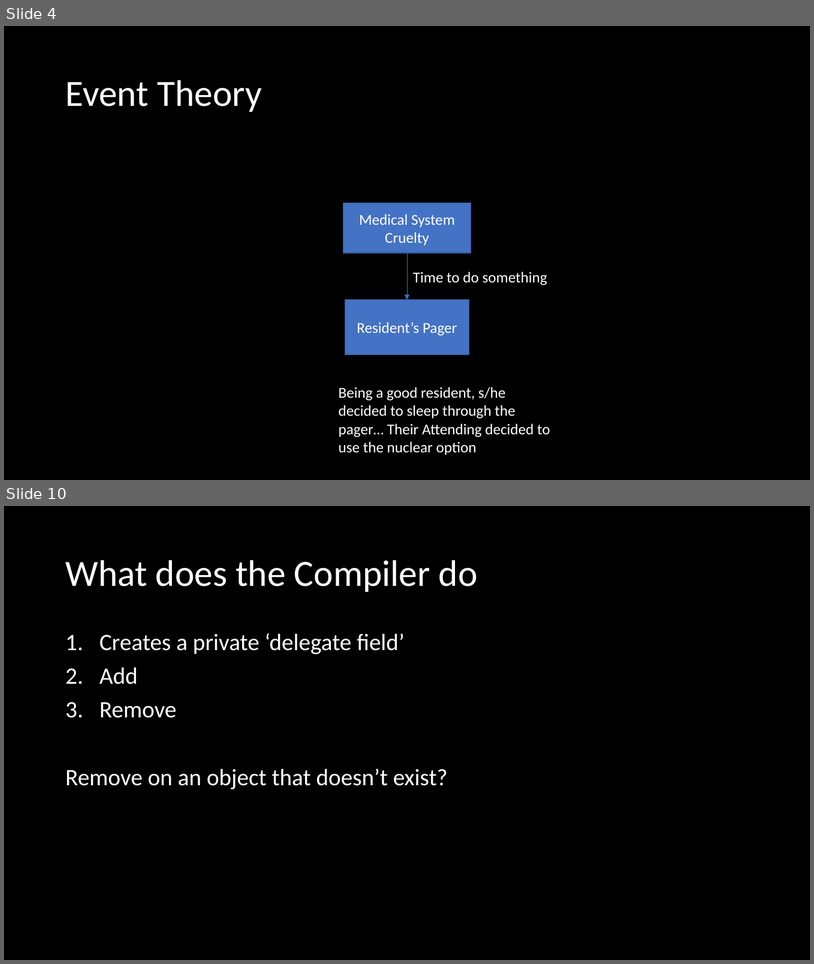
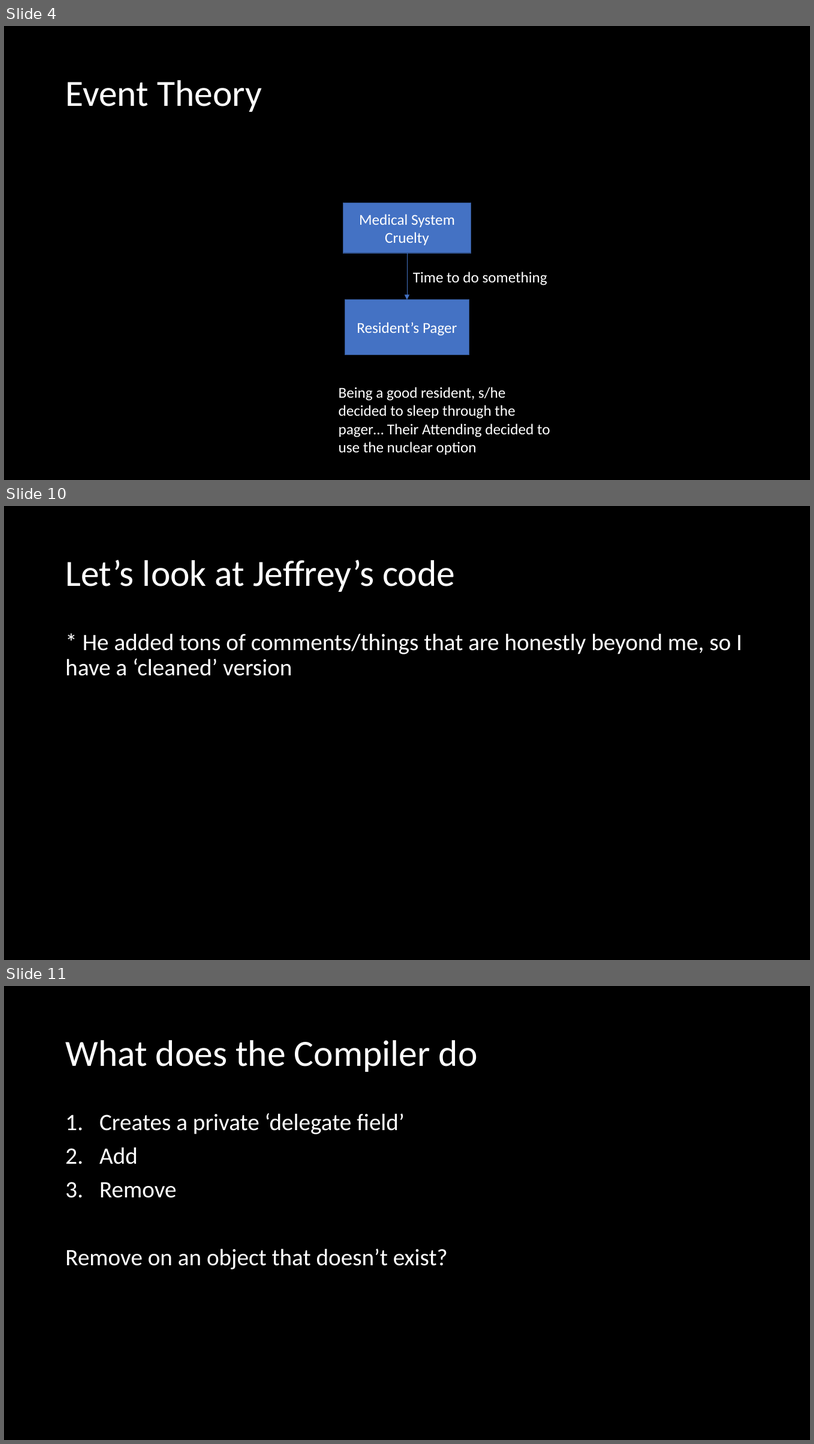
Before and after one commit to microsoft/Flash_University, a slide deck: CLR_via_CSharp/Chapter 11 - Events/Events.pptx. Shown one above the other, each under a label of ours: slides 4 and 10 before the commit, slides 4, 10 and 11 after it; the slides between them are not shown. The pictures are 814x964 and 814x1444 pixels, drawn with LibreOffice and Linux fonts; fonts in the diff are those of the drawing. Boxes give left, top, right and bottom in pixels: in the first picture for what was removed or moved away, otherwise in the second. Text is boxed around its words. In the diff, an @@ line names an element or a change of style, - is before the commit and + after.

```diff
--- a/CLR_via_CSharp/Chapter 11 - Events/Events.pptx
+++ b/CLR_via_CSharp/Chapter 11 - Events/Events.pptx
@@ slide 10 added at <box>4,506,810,960</box>, background #000000 @@
@@ title added at <box>65,560,455,592</box>, 44 pt, text #FFFFFF @@
+Let’s look at Jeffrey’s code
@@ text added at <box>65,633,743,676</box>, 28 pt, text #FFFFFF @@
+* He added tons of comments/things that are honestly beyond me, so I have a ‘cleaned’ version
@@ what was slide 10 is now slide 11 @@
```
Also in this commit, not shown: 6 slides changed, 1 other slide added, 1 slide removed, 6 other files.
